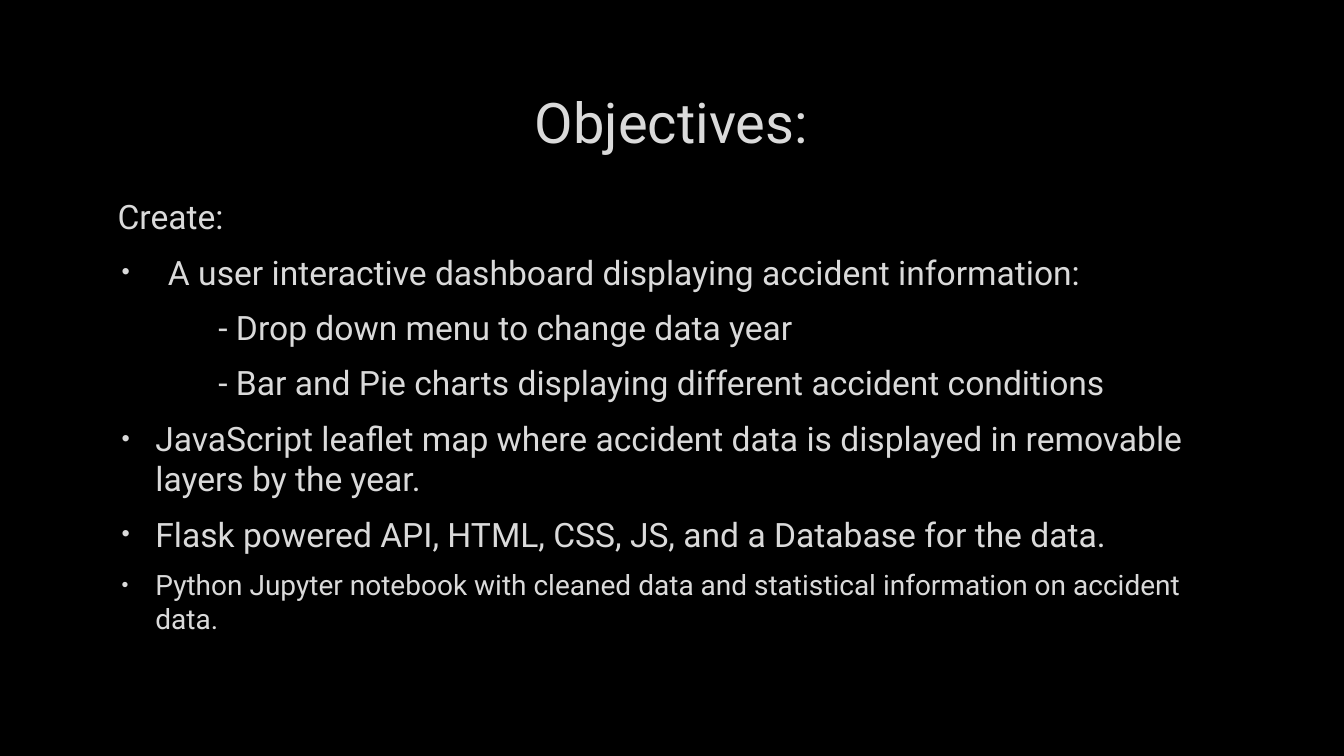
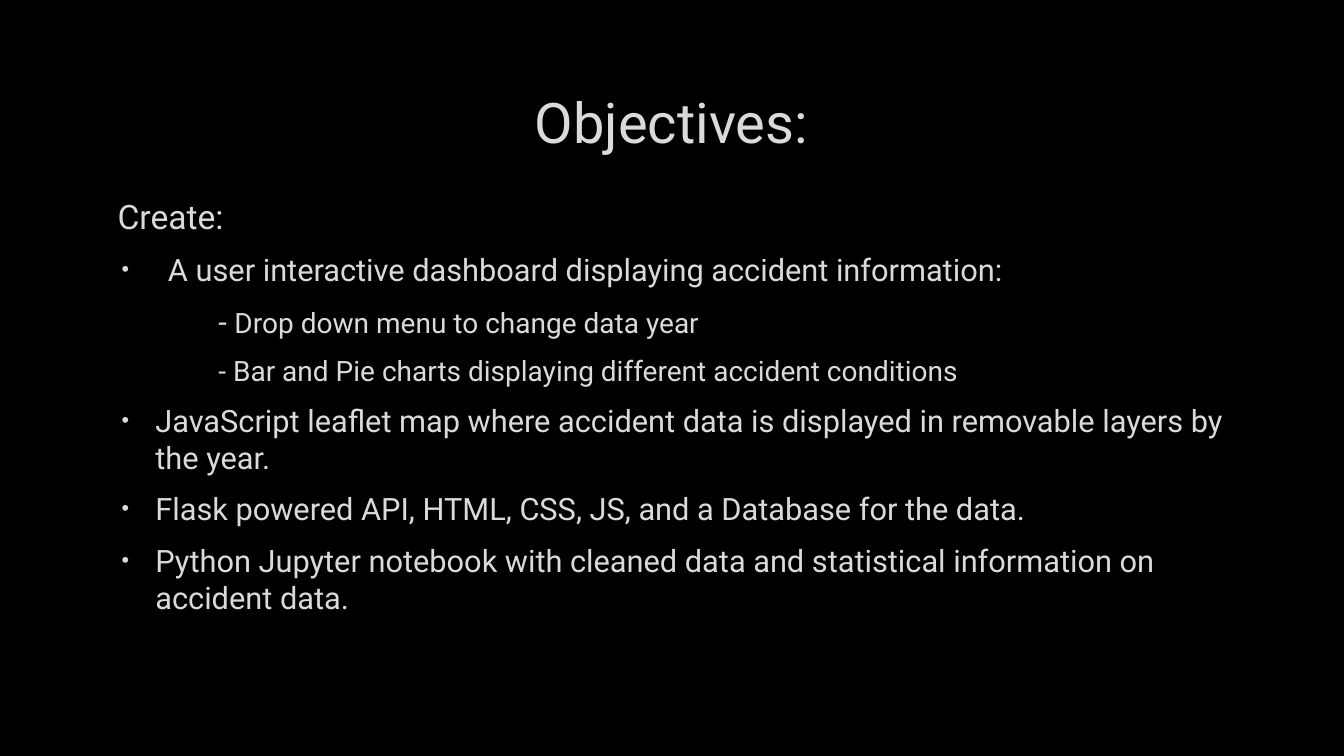
Before and after one commit to SarahMcLain/project_3, a slide deck: slide 4 of project_3_presentation.pptx. Drawn at 1344x756 pixels with LibreOffice and Linux fonts; fonts in the diff are those of the drawing; background and template pictures are left out. Boxes give left, top, right and bottom in pixels: in the first picture for what was removed or moved away, otherwise in the second. Text is boxed around its words. In the diff, an @@ line names an element or a change of style, - is before the commit and + after.

```diff
--- a/project_3_presentation.pptx
+++ b/project_3_presentation.pptx
@@ text at <box>155,257,1223,610</box>: size 24 to 22 pt in "A user interactive dashboard displaying accident information ...", "-", "JavaScript leaflet map where accident data is ...", "Flask powered API, HTML, CSS, JS, and ..."; size 24 to 20 pt in "Drop down menu to change data year", "- Bar and Pie charts displaying different ..."; size 20 to 22 pt in "Python Jupyter notebook with cleaned data and ..." @@
```
Also in this commit, not shown: 2 other slides changed, 1 slide removed, 14 other files.
